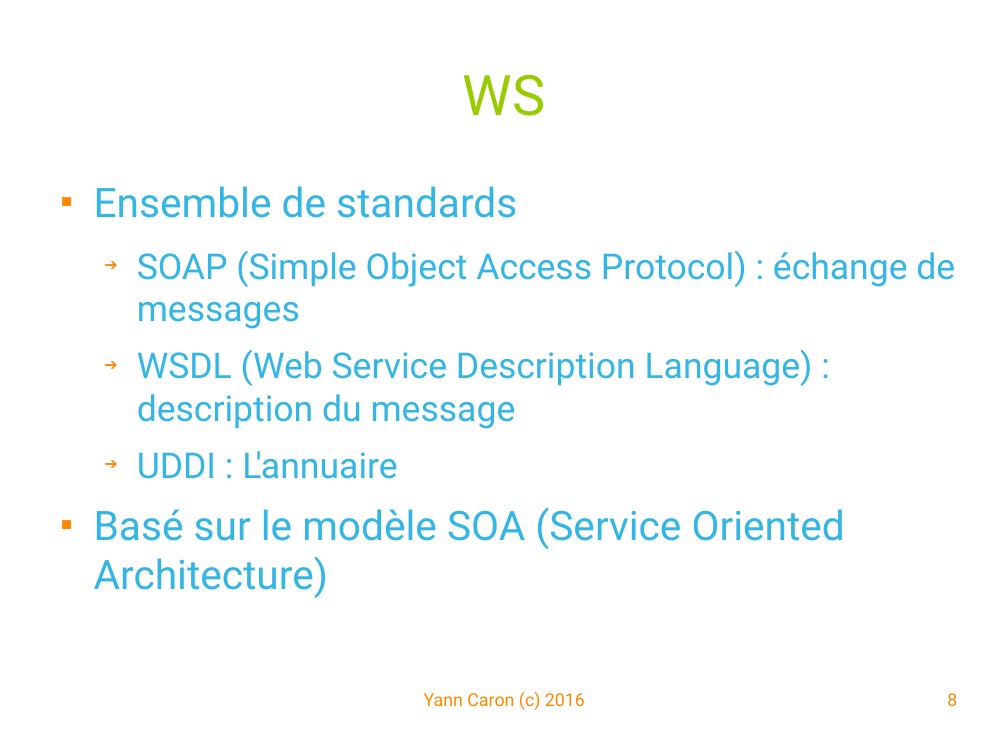
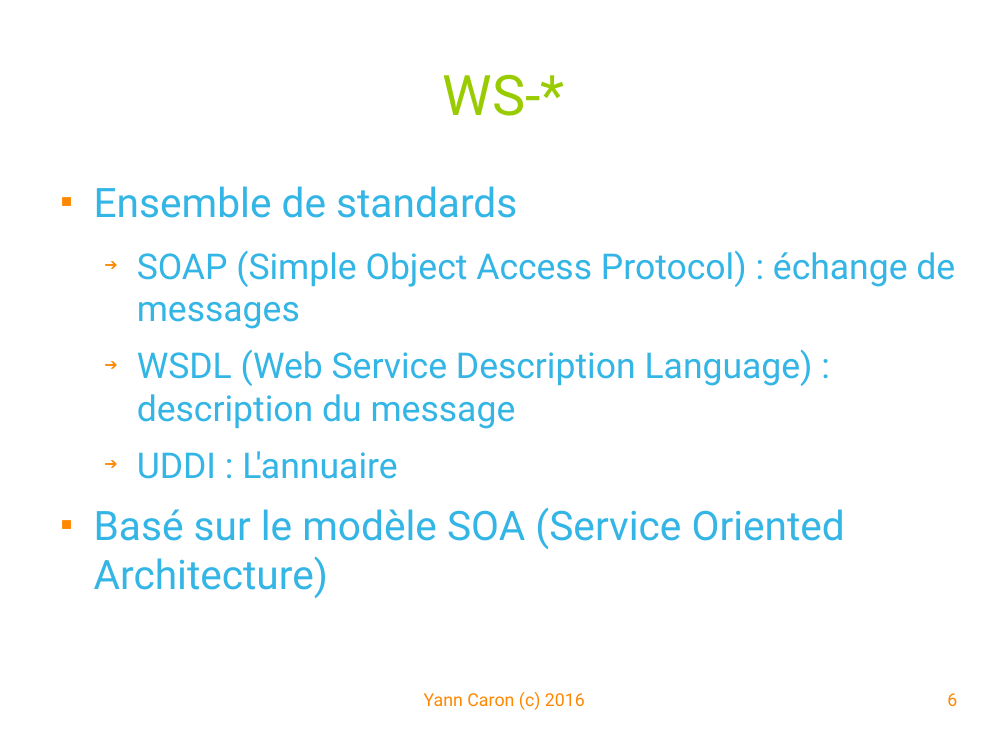
Before and after one commit to YannCaron/Android-ENSG, a slide deck: slide 6 of 09 - WebServices.odp (slide 8 before the commit). Drawn at 1008x756 pixels with LibreOffice and Linux fonts; fonts in the diff are those of the drawing; background and template pictures are left out. Boxes give left, top, right and bottom in pixels: in the first picture for what was removed or moved away, otherwise in the second. Text is boxed around its words. In the diff, an @@ line names an element or a change of style, - is before the commit and + after.

```diff
--- a/09 - WebServices.odp
+++ b/09 - WebServices.odp
@@ title at <box>443,74,565,116</box>: text changed @@
-WS
+WS-*
@@ page number at <box>947,693,957,706</box>: text changed @@
-8
+6
```
Also in this commit, not shown: 9 other slides changed.
